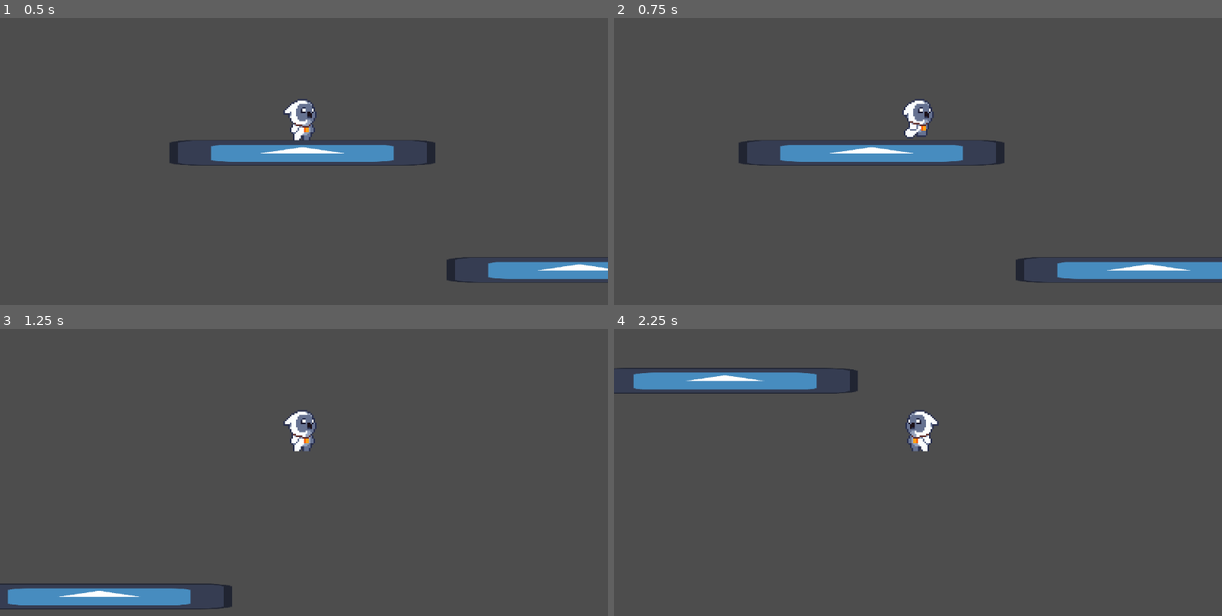
Above: before the commit, frames 1-4 (two rows, left to right).
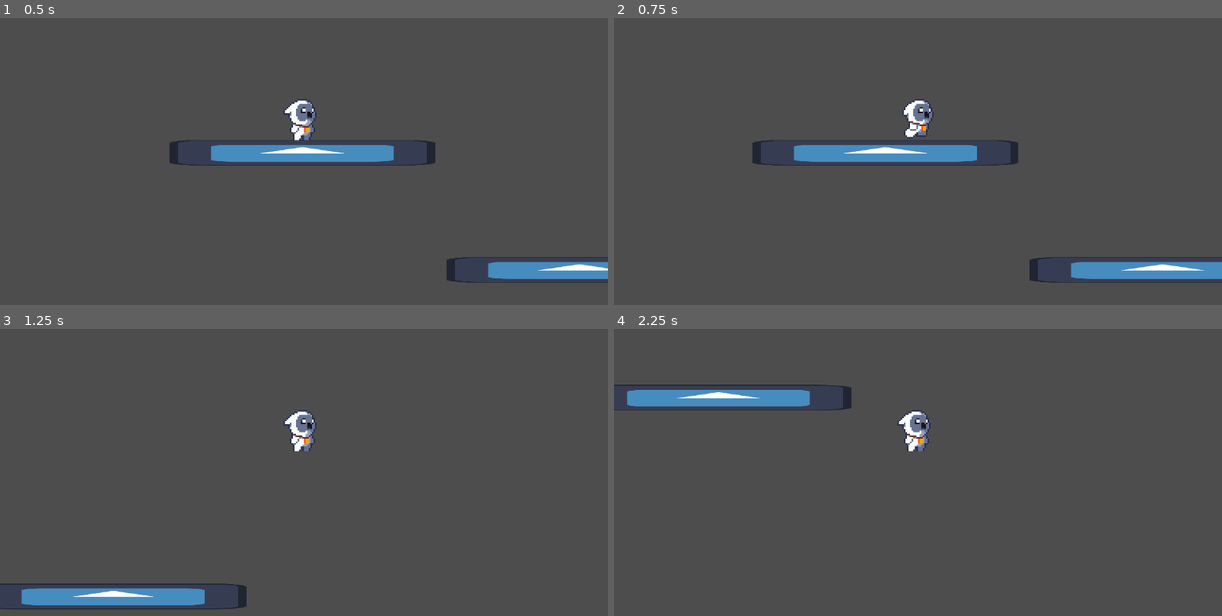
Above: after the commit, the same moments.

Repository: CrisIsla/shiny-godot
Game: Godot game, scene res://scenes/player_test.tscn
The game is run twice, just before and just after one commit, with the same random seed, the same clock (stepped at 60 frames per second) and the same inputs. The engine's default icon, where the game draws it, is replaced by a stand-in: a white triangle on a blue panel in a dark square.
Inputs:
- Up to frame 1 (0.5 s): no input
- Up to frame 2 (0.75 s): hold D (move_right) from 0.53 s (still down); tap J (attack) at 0.6 s
- Up to frame 3 (1.25 s): keep holding D (move_right); tap K (jump) at 0.77 s
- Up to frame 4 (2.25 s): tap J (attack) at 1.35, 2.1 s; tap K (jump) at 1.52 s; release D (move_right) at 2.03 s; hold A (move_left) from 2.03 s (still down)

Frame 1 is identical in both runs. In frame 2, 1.4% of the frame differs, in the area x 20-98%, y 42-93%; in frame 3, 0.7%; in frame 4, 4.6%, in the area x 0-54%, y 13-43%.

Commit message:
add running turn animation

Diff:
--- a/scenes/player.tscn
+++ b/scenes/player.tscn
@@ -558,6 +558,7 @@
 [sub_resource type="Animation" id="Animation_h1e0c"]
 resource_name = "run_turn"
 length = 0.6
+loop_mode = 1
 step = 0.01
 tracks/0/type = "value"
 tracks/0/imported = false
@@ -654,6 +655,20 @@
 "transitions": PackedFloat32Array(1, 1, 1, 1),
 "update": 0,
 "values": [0.0, 1.56905, 1.56905, 0.0]
+}
+tracks/8/type = "method"
+tracks/8/imported = false
+tracks/8/enabled = true
+tracks/8/path = NodePath(".")
+tracks/8/interp = 1
+tracks/8/loop_wrap = true
+tracks/8/keys = {
+"times": PackedFloat32Array(0.27),
+"transitions": PackedFloat32Array(1),
+"values": [{
+"args": [],
+"method": &"handle_sprite_direction"
+}]
 }
 
 [sub_resource type="Animation" id="Animation_cir7r"]
--- a/scripts/player/player.gd
+++ b/scripts/player/player.gd
@@ -3,12 +3,13 @@
 
 @export var speed = 300.0
 const JUMP_VELOCITY = -400.0
-const ACCELERATION = 25.0
+const ACCELERATION = 15
 
 # Get the gravity from the project settings to be synced with RigidBody nodes.
 var gravity = ProjectSettings.get_setting("physics/2d/default_gravity")
 var is_falling = false
 var direction
+var last_direction
 
 @onready var pivot = $Pivot
 @onready var animationPlayer = $AnimationPlayer
@@ -20,6 +21,7 @@
 
 func _physics_process(delta):
 	direction = get_direction()
+	set_last_direction()
 
 	if not is_on_floor():
 		apply_gravity(delta)
@@ -31,7 +33,6 @@
 		attack()
 
 
-	handle_sprite_direction()
 	handle_movement_animations()
 
 	get_movement()
@@ -57,7 +58,12 @@
 
 func handle_movement_animations():
 	if direction:
-		playback.travel("run")
+		var sprite_direction = pivot.scale.x
+		if sprite_direction != direction:
+			playback.travel("run_turn")
+
+		else:
+			playback.travel("run")
 
 	if not velocity.x:
 		playback.travel("idle")
@@ -73,7 +79,9 @@
 		playback.travel("landing")
 		is_falling = false
 
+func handle_sprite_direction():
+	pivot.scale.x = last_direction
 
-func handle_sprite_direction():
+func set_last_direction():
 	if direction:
-		pivot.scale.x = sign(direction)
+		last_direction = direction
